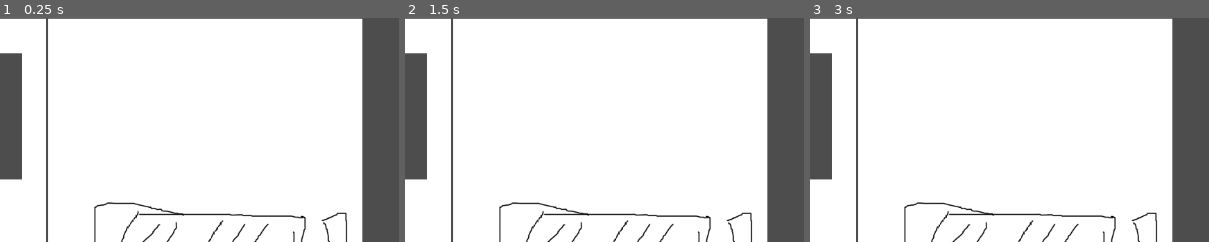
Above: before the commit, frames 1-3 (left to right).
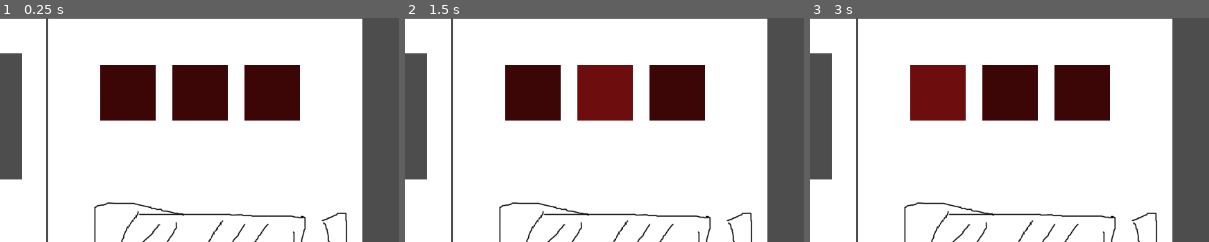
Above: after the commit, the same moments.

Repository: alifeee/space-pirates
Game: Godot game, scene res://NodeScenes/Main.tscn
The game is run twice, just before and just after one commit, with the same random seed, the same clock (stepped at 60 frames per second) and the same inputs.
Inputs (mouse positions are % of the whole screen's width and height, from its top left):
- Up to frame 1 (0.25 s): no input
- Up to frame 2 (1.5 s): tap Enter (joy1_action1) at 0.5, 0.6 s; move the mouse to (72, 45) at 0.52 s; hold Right (right) from 0.53 s (still down); click (72, 45) at 0.67 s; tap Space (add_coal) at 1.25, 1.35 s; move the mouse to (30, 55) at 1.27 s
- Up to frame 3 (3 s): tap Enter (joy1_action1) at 1.55, 2, 2.1, 2.85 s; move the mouse to (60, 28) at 2.02 s; release Right (right) at 2.03 s; hold Left (left) 2.03-2.78 s; tap Space (add_coal) at 2.75 s; move the mouse to (45, 70) at 2.77 s; hold Right (right) from 2.78 s (still down); click (45, 70) at 2.92 s
The pictures show only the part of the screen within x 33-83%, y 0-50%; the shares and areas given below are measured in that part.

The runs differ from the first frame. In frame 1, 11% of the frame differs, in the area x 25-76%, y 20-46%; in frame 2, 11%; in frame 3, 11%.

Commit message:
add press button script to main screen

Diff:
--- /dev/null
+++ b/NodeScenes/Button1.gd
@@ -0,0 +1,28 @@
+extends Sprite2D
+
+const LIGHT_TIME_FRAMES = 10
+var countdown = 0
+
+const DEFAULT_FRAME = 1
+const PRESSED_FRAME = 0
+
+@export var PRESS_ACTION: String = "joy1_action1"
+
+# Called when the node enters the scene tree for the first time.
+func _ready():
+	pass # Replace with function body.
+
+# Called every frame. 'delta' is the elapsed time since the previous frame.
+func _process(delta):
+	countdown -= 1
+	if countdown == 0:
+		self.frame = DEFAULT_FRAME
+	pass
+
+func _input(event):
+	if event.is_action_pressed(PRESS_ACTION):
+		light_up()
+
+func light_up():
+	self.frame = PRESSED_FRAME
+	countdown = LIGHT_TIME_FRAMES
--- a/NodeScenes/Main.tscn
+++ b/NodeScenes/Main.tscn
@@ -1,9 +1,11 @@
-[gd_scene load_steps=5 format=3 uid="uid://br4vudmfn607"]
+[gd_scene load_steps=7 format=3 uid="uid://br4vudmfn607"]
 
 [ext_resource type="Texture2D" uid="uid://76ev6qb2a1qi" path="res://Assets/captain_room.png" id="1_isubg"]
 [ext_resource type="Texture2D" uid="uid://tv70ntjxkffm" path="res://Assets/mechanic_room.png" id="2_oshy8"]
 [ext_resource type="Texture2D" uid="uid://8b5lcvfcrtt8" path="res://Assets/Space shit/captain side/image.png" id="3_gsado"]
 [ext_resource type="Script" path="res://NodeScenes/Wheel.gd" id="4_vi048"]
+[ext_resource type="Texture2D" uid="uid://dmnalcgng2od4" path="res://Assets/mechanic side/press button.png" id="5_qgp27"]
+[ext_resource type="Script" path="res://NodeScenes/Button1.gd" id="6_ttfst"]
 
 [node name="Main" type="Node2D"]
 
@@ -20,3 +22,24 @@
 scale = Vector2(0.330741, 0.330741)
 texture = ExtResource("3_gsado")
 script = ExtResource("4_vi048")
+
+[node name="Button1" type="Sprite2D" parent="."]
+position = Vector2(608, 128)
+texture = ExtResource("5_qgp27")
+vframes = 2
+frame = 1
+script = ExtResource("6_ttfst")
+
+[node name="Button2" type="Sprite2D" parent="."]
+position = Vector2(712, 128)
+texture = ExtResource("5_qgp27")
+vframes = 2
+frame = 1
+script = ExtResource("6_ttfst")
+PRESS_ACTION = "joy1_action2"
+
+[node name="Button3" type="Sprite2D" parent="."]
+position = Vector2(816, 128)
+texture = ExtResource("5_qgp27")
+vframes = 2
+frame = 1
